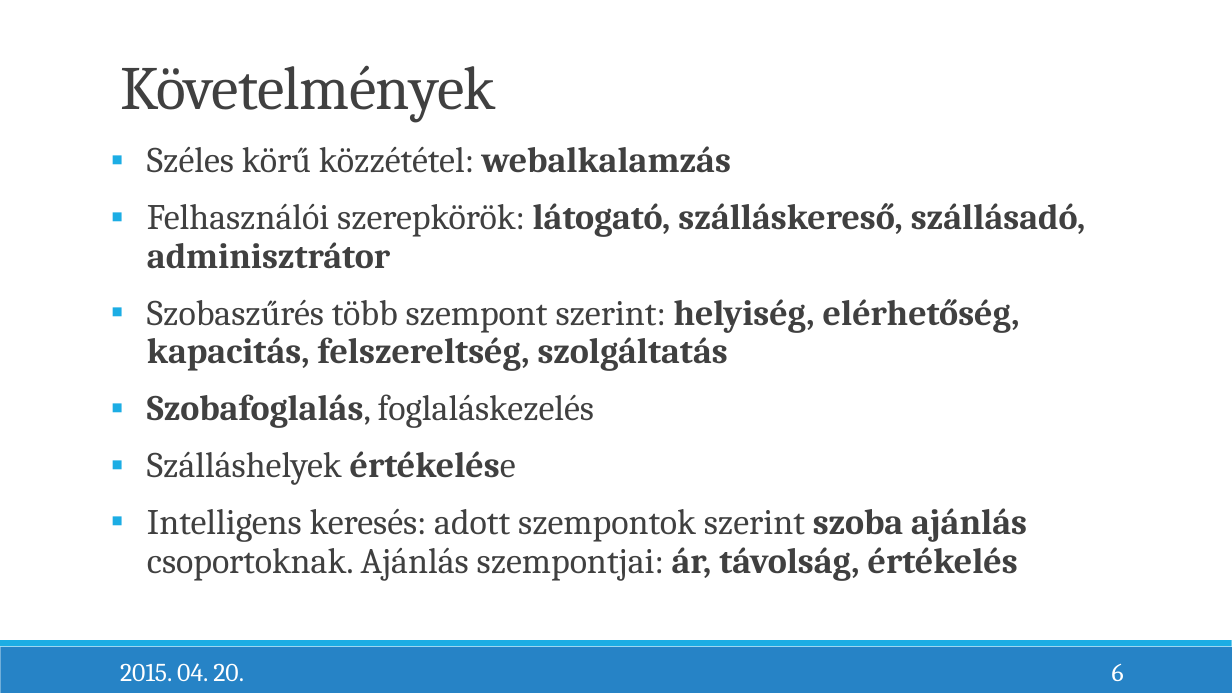
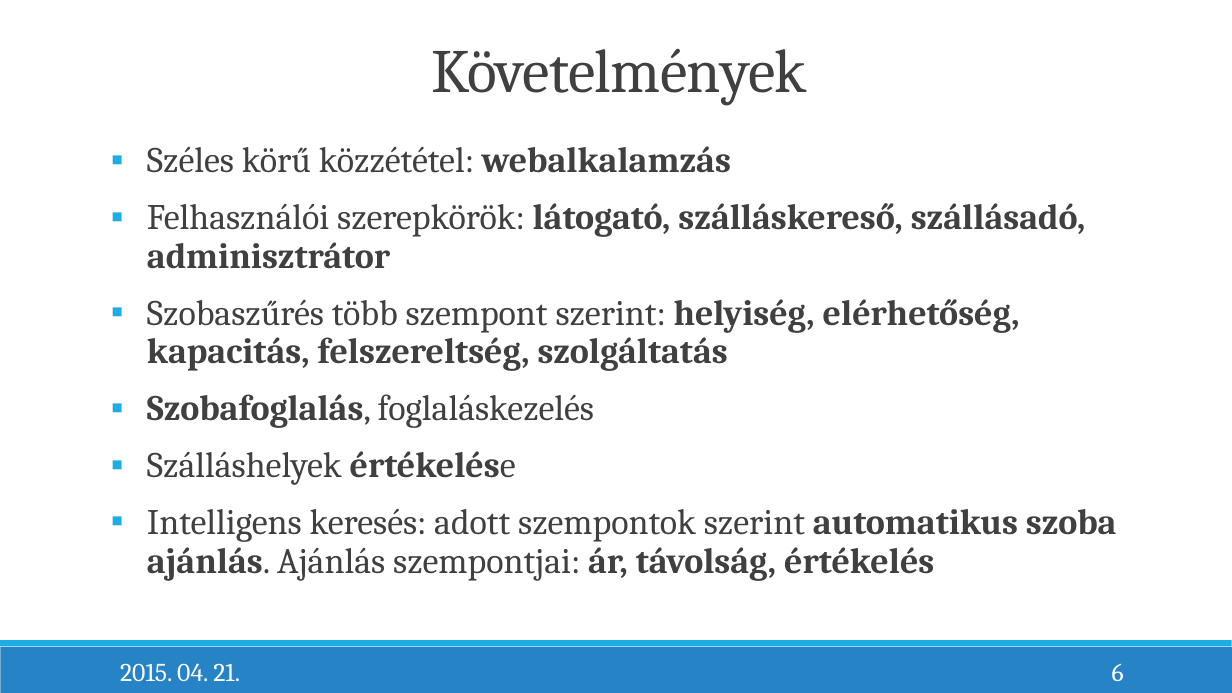
Before and after one commit to bearlysophisticated/thesis, a slide deck: slide 6 of Presentation/RozsenichBalázs_SzakdolgozatVédésPrezentáció.pptx. Drawn at 1232x693 pixels with LibreOffice and Linux fonts; fonts in the diff are those of the drawing. Boxes give left, top, right and bottom in pixels: in the first picture for what was removed or moved away, otherwise in the second. Text is boxed around its words. In the diff, an @@ line names an element or a change of style, - is before the commit and + after.

```diff
--- a/Presentation/RozsenichBalázs_SzakdolgozatVédésPrezentáció.pptx
+++ b/Presentation/RozsenichBalázs_SzakdolgozatVédésPrezentáció.pptx
@@ title "Követelmények": place and size @@
-title "Követelmények" at (120,65,496,123)
+title "Követelmények" at (431,48,807,106)
@@ title "Követelmények" at (431,48,807,106): alignment left to centre @@
@@ text at (147,509,1117,581): text changed @@
-▪ Intelligens keresés: adott szempontok szerint szoba ajánlás csoportoknak. Ajánlás szempontjai: ár, távolság, értékelés
+▪ Intelligens keresés: adott szempontok szerint automatikus szoba ajánlás. Ajánlás szempontjai: ár, távolság, értékelés
@@ text at (120,663,240,681): text changed @@
-2015. 04. 20.
+2015. 04. 21.
```
Also in this commit, not shown: 9 other slides changed, 2 slides added, 22 other files.
